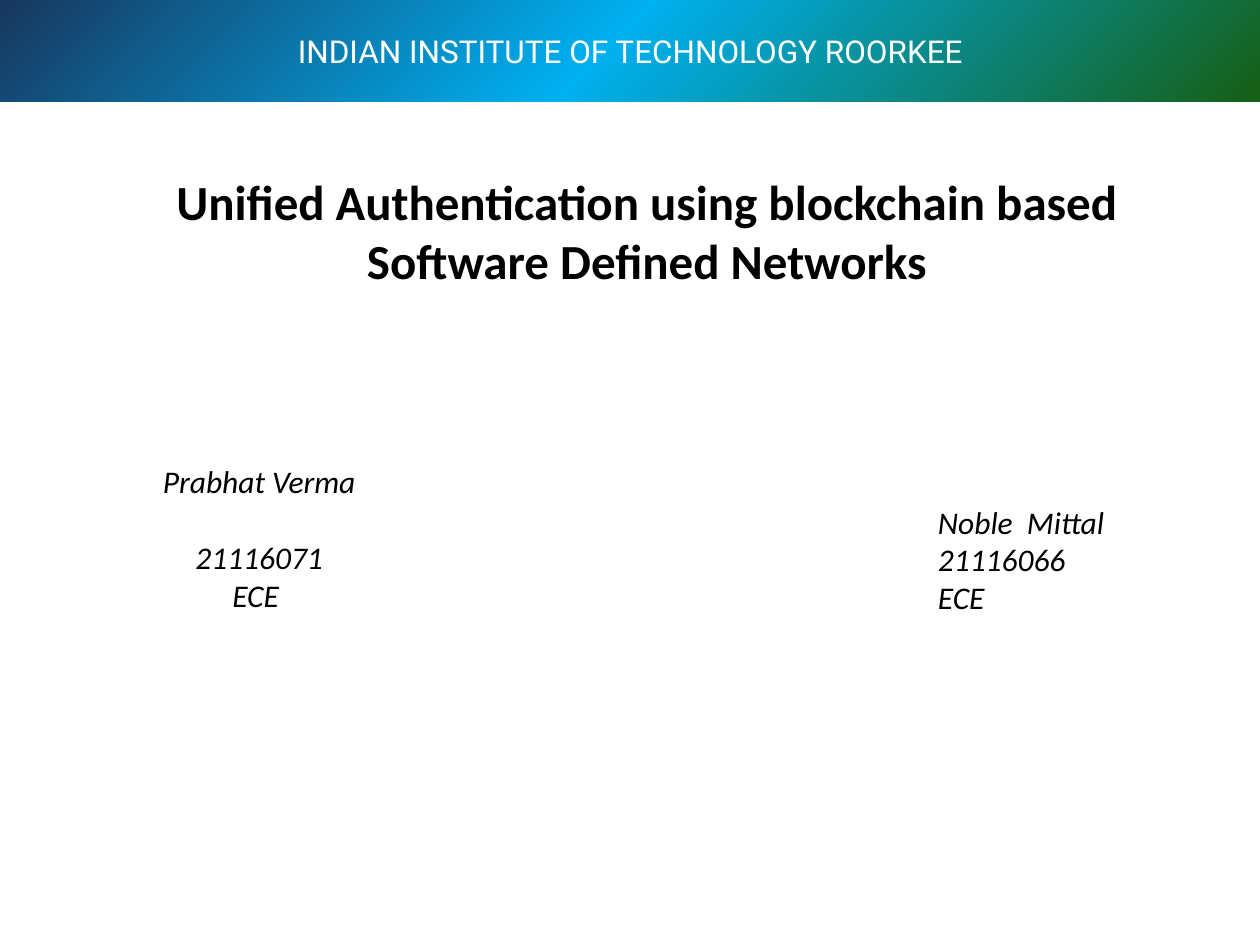
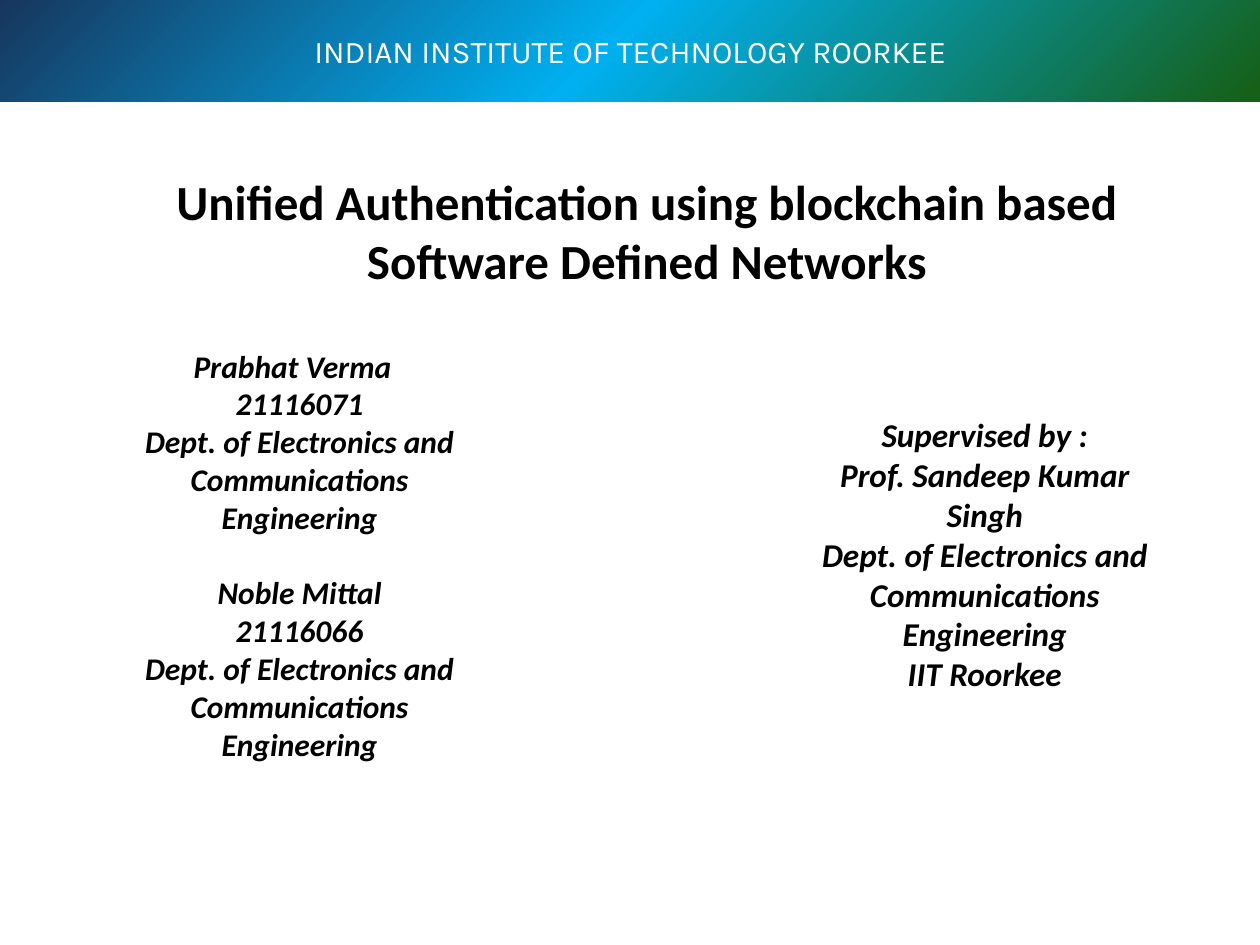
Before and after one commit to beingnoble03/block-sdn, a slide deck: slide 1 of presentation/blocksdn_ppt.pptx. Drawn at 1260x945 pixels with LibreOffice and Linux fonts; fonts in the diff are those of the drawing; background and template pictures are left out. Boxes give left, top, right and bottom in pixels: in the first picture for what was removed or moved away, otherwise in the second. Text is boxed around its words. In the diff, an @@ line names an element or a change of style, - is before the commit and + after.

```diff
--- a/presentation/blocksdn_ppt.pptx
+++ b/presentation/blocksdn_ppt.pptx
@@ rectangle "INDIAN INSTITUTE OF TECHNOLOGY ROORKEE" at <box>0,0,1260,102</box>: font Roboto to Karla; fill gradient #166018 to #00B0F0 to #17375E to #4D0808 to gradient #166018 to #00B0F0 to #17365D @@
@@ text added at <box>145,356,454,535</box>, 18 pt, text #000000, bold, italic @@
+Prabhat Verma
+21116071
+Dept. of Electronics and Communications Engineering
@@ text added at <box>822,423,1148,687</box>, 19 pt, text #000000, bold, italic @@
+Supervised by :
+Prof. Sandeep Kumar Singh
+Dept. of Electronics and Communications Engineering
+IIT Roorkee
@@ text removed at <box>163,471,355,608</box> @@
-Prabhat Verma
-21116071
-ECE
@@ text removed at <box>938,512,1104,610</box> @@
-Noble Mittal
-21116066
-ECE
@@ text added at <box>145,582,454,762</box>, 18 pt, text #000000, bold, italic @@
+Noble Mittal
+21116066
+Dept. of Electronics and Communications Engineering
```
Also in this commit, not shown: 6 other slides changed, 7 slides added, 2 slides removed.
